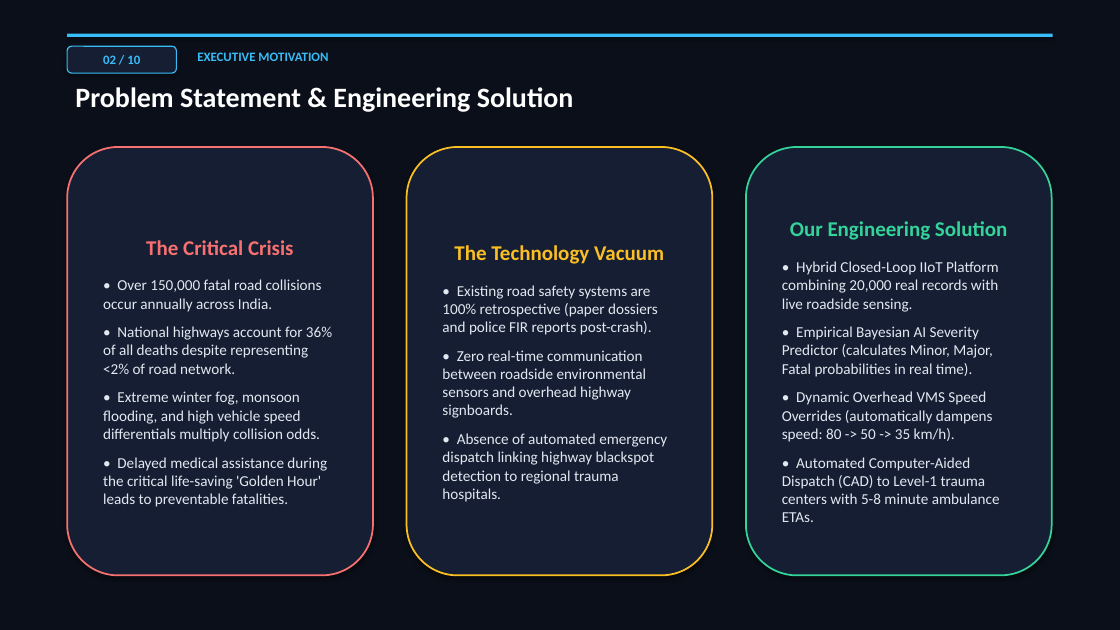
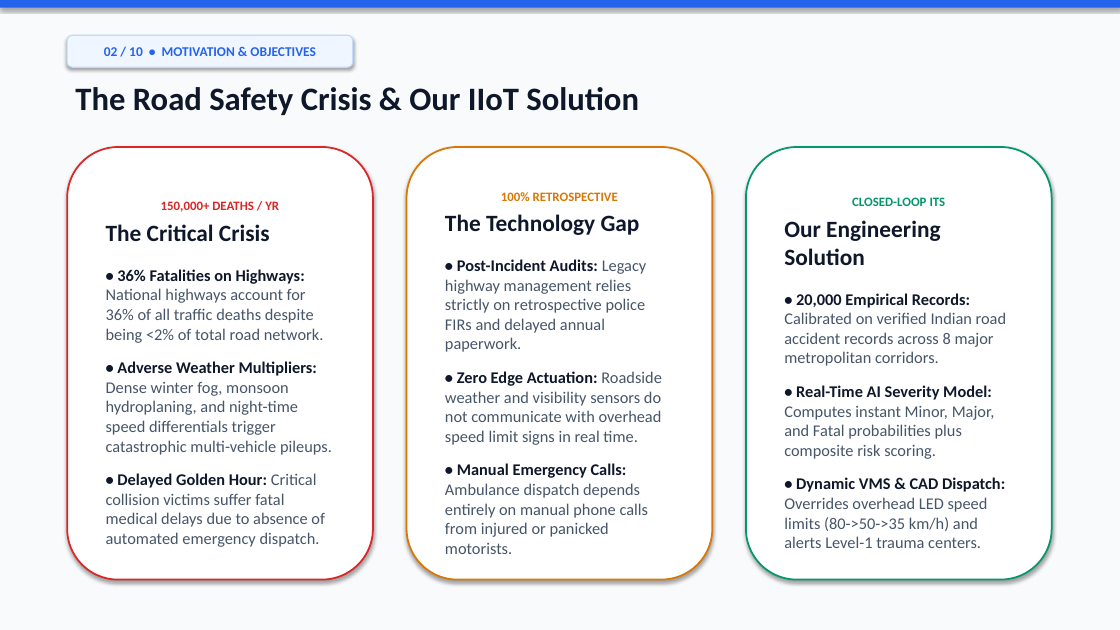
Before and after one commit to igris-bit/Road-Accident-Pattern-Analysis, a slide deck: slide 2 of docs/presentation/Road_Accident_Pattern_Analysis_Presentation.pptx. Drawn at 1120x630 pixels with LibreOffice and Linux fonts; fonts in the diff are those of the drawing. Boxes give left, top, right and bottom in pixels: in the first picture for what was removed or moved away, otherwise in the second. Text is boxed around its words. In the diff, an @@ line names an element or a change of style, - is before the commit and + after.

Commit message:
Update presentation to fresh clean tech theme, large readable typography, and dedicated member contribution slides

```diff
--- a/docs/presentation/Road_Accident_Pattern_Analysis_Presentation.pptx
+++ b/docs/presentation/Road_Accident_Pattern_Analysis_Presentation.pptx
@@ rectangle at (x1=0, y1=0, x2=1120, y2=630): fill #0B0F19 to #F8FAFC @@
@@ rectangle resized from (x1=67, y1=34, x2=1053, y2=37) to (x1=0, y1=0, x2=1120, y2=8) @@
@@ rectangle at (x1=0, y1=0, x2=1120, y2=8): fill #38BDF8 to #2563EB @@
@@ rounded rectangle "02 / 10 • MOTIVATION ..." resized from (x1=67, y1=46, x2=176, y2=73) to (x1=67, y1=35, x2=353, y2=67) @@
@@ rounded rectangle "02 / 10 • MOTIVATION ..." at (x1=67, y1=35, x2=353, y2=67): fill #151E32 to #EFF6FF; outline #38BDF8 1 pt to #BFDBFE 1 pt @@
@@ text in rounded rectangle at (x1=104, y1=47, x2=316, y2=56): text changed; size 11 to 11.5 pt; text colour #38BDF8 to #2563EB @@
-02 / 10
+02 / 10 • MOTIVATION & OBJECTIVES
@@ text at (x1=75, y1=87, x2=639, y2=115): text changed; size 11 to 28 pt; text colour #38BDF8 to #0F172A @@
-EXECUTIVE MOTIVATION
+The Road Safety Crisis & Our IIoT Solution
@@ text removed at (x1=75, y1=87, x2=574, y2=112) @@
-Problem Statement & Engineering Solution
@@ rounded rectangle "150,000+ DEATHS / YR" resized from (x1=67, y1=147, x2=373, y2=576) to (x1=67, y1=147, x2=373, y2=580) @@
@@ rounded rectangle "150,000+ DEATHS / YR" at (x1=67, y1=147, x2=373, y2=580): fill #151E32 to #FFFFFF; outline #F87171 1.5 pt to #DC2626 1.5 pt @@
@@ rounded rectangle "100% RETROSPECTIVE" resized from (x1=407, y1=147, x2=712, y2=576) to (x1=407, y1=147, x2=712, y2=580) @@
@@ rounded rectangle "100% RETROSPECTIVE" at (x1=407, y1=147, x2=712, y2=580): fill #151E32 to #FFFFFF; outline #FBBF24 1.5 pt to #D97706 1.5 pt @@
@@ rounded rectangle "CLOSED-LOOP ITS" resized from (x1=746, y1=147, x2=1052, y2=576) to (x1=746, y1=147, x2=1052, y2=580) @@
@@ rounded rectangle "CLOSED-LOOP ITS" at (x1=746, y1=147, x2=1052, y2=580): fill #151E32 to #FFFFFF; outline #34D399 1.5 pt to #059669 1.5 pt @@
@@ text in rounded rectangle at (x1=161, y1=201, x2=279, y2=212): paragraph added @@
+150,000+ DEATHS / YR
@@ text in rounded rectangle at (x1=445, y1=192, x2=662, y2=554): text changed; size 13 to 14 pt; text colour #E2E8F0 to #475569 @@
-The Technology Vacuum
-• Existing road safety systems are 100% retrospective (paper dossiers and police FIR reports post-crash).
-• Zero real-time communication between roadside environmental sensors and overhead highway signboards.
-• Absence of automated emergency dispatch linking highway blackspot detection to regional trauma hospitals.
+100% RETROSPECTIVE
+The Technology Gap
+• Post-Incident Audits: Legacy highway management relies strictly on retrospective police FIRs and delayed annual paperwork.
+• Zero Edge Actuation: Roadside weather and visibility sensors do not communicate with overhead speed limit signs in real time.
+• Manual Emergency Calls: Ambulance dispatch depends entirely on manual phone calls from injured or panicked motorists.
@@ text in rounded rectangle at (x1=852, y1=197, x2=946, y2=206): paragraph added @@
+CLOSED-LOOP ITS
@@ text in rounded rectangle at (x1=106, y1=224, x2=270, y2=241): size 18 to 20 pt, text colour #F87171 to #0F172A in "The Critical Crisis"; alignment centre to left; more space between paragraphs @@
@@ text in rounded rectangle at (x1=784, y1=220, x2=940, y2=265): size 18 to 20 pt, text colour #34D399 to #0F172A in "Our Engineering Solution"; alignment centre to left; more space between paragraphs @@
@@ text in rounded rectangle at (x1=106, y1=269, x2=332, y2=547): text changed; size 13 to 14 pt; text colour #E2E8F0 to #475569 @@
-• Over 150,000 fatal road collisions occur annually across India.
-• National highways account for 36% of all deaths despite representing <2% of road network.
-• Extreme winter fog, monsoon flooding, and high vehicle speed differentials multiply collision odds.
-• Delayed medical assistance during the critical life-saving 'Golden Hour' leads to preventable fatalities.
+• 36% Fatalities on Highways: National highways account for 36% of all traffic deaths despite being <2% of total road network.
+• Adverse Weather Multipliers: Dense winter fog, monsoon hydroplaning, and night-time speed differentials trigger catastrophic multi-vehicle pileups.
+• Delayed Golden Hour: Critical collision victims suffer fatal medical delays due to absence of automated emergency dispatch.
@@ text in rounded rectangle at (x1=784, y1=293, x2=1006, y2=548): text changed; size 13 to 14 pt; text colour #E2E8F0 to #475569 @@
-• Hybrid Closed-Loop IIoT Platform combining 20,000 real records with live roadside sensing.
-• Empirical Bayesian AI Severity Predictor (calculates Minor, Major, Fatal probabilities in real time).
-• Dynamic Overhead VMS Speed Overrides (automatically dampens speed: 80 -> 50 -> 35 km/h).
-• Automated Computer-Aided Dispatch (CAD) to Level-1 trauma centers with 5-8 minute ambulance ETAs.
+• 20,000 Empirical Records: Calibrated on verified Indian road accident records across 8 major metropolitan corridors.
+• Real-Time AI Severity Model: Computes instant Minor, Major, and Fatal probabilities plus composite risk scoring.
+• Dynamic VMS & CAD Dispatch: Overrides overhead LED speed limits (80->50->35 km/h) and alerts Level-1 trauma centers.
```
Also in this commit, not shown: 8 other slides changed, 1 slide added, 1 slide removed, 1 other file.
